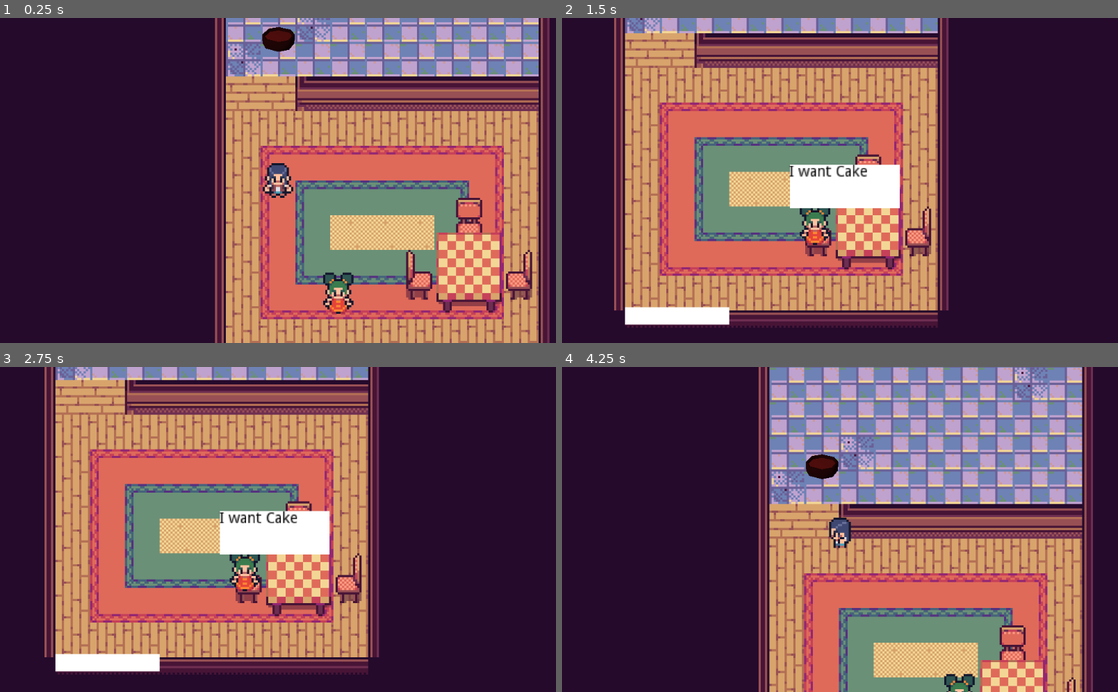
Above: before the commit, frames 1-4 (two rows, left to right).
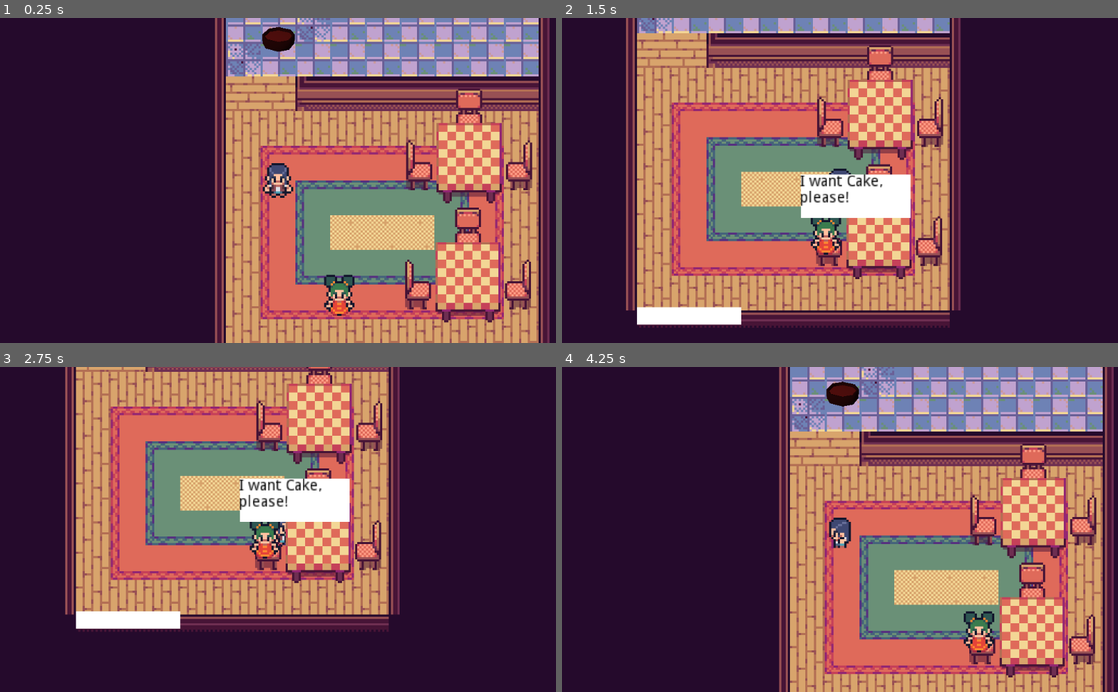
Above: after the commit, the same moments.

Repository: JoeMBlair/cafe_game
Game: Godot game, scene res://main.tscn
The game is run twice, just before and just after one commit, with the same random seed, the same clock (stepped at 60 frames per second) and the same inputs.
Inputs:
- Up to frame 1 (0.25 s): no input
- Up to frame 2 (1.5 s): tap Enter (interact) at 0.5 s; hold D (move_right) 0.53-1.28 s; tap M (eat) at 0.6, 1.35 s; hold S (move_down) from 1.28 s (still down)
- Up to frame 3 (2.75 s): tap Space at 2 s; release S (move_down) at 2.03 s; hold D (move_right) from 2.03 s (still down); tap Enter (interact) at 2.1 s; tap M (eat) at 2.3 s
- Up to frame 4 (4.25 s): tap Enter (interact) at 2.75 s; release D (move_right) at 2.78 s; hold W (move_up) 2.78-3.53 s; tap M (eat) at 2.85, 3.6 s; hold A (move_left) from 3.53 s (still down); tap H (Debug) at 4.15 s

The runs differ from the first frame. In frame 1, 8.3% of the frame differs, in the area x 58-96%, y 21-94%; in frame 2, 32%; in frame 3, 54%; in frame 4, 57%, in the area x 35-100%, y 0-100%.

Commit message:
Fixed bug where game would crash if there was more customers than seats avaiable. Customer now only looks for food next to their seat.

Diff:
--- a/customer/customer.gd
+++ b/customer/customer.gd
@@ -26,12 +26,17 @@
 
 func _ready():
 	chairs = get_tree().get_nodes_in_group("Chair")
-	choose_chair()
-	state = "goto_chair"
+	if not choose_chair():
+		state = "wait"
+	else:
+		state = "goto_chair"
 
 
 func _process(delta):
-	if state == "goto_chair":
+	if state == "wait":
+		if choose_chair():
+			state = "goto_chair"
+	elif state == "goto_chair":
 		if goto_location(chosen_chair):
 			state = "seated"
 	elif state == "seated":
@@ -42,15 +47,16 @@
 				break
 		order()
 	elif state == "ordered":
-		if table.held_item != null and not $EatTimer.time_left:
-			if table.held_item.food_name == item_chosen:
-				talk("Thank you!")
-				$EatTimer.start()
-				print($EatTimer.paused)
+		var plate = table.plates[table.nearest_plate(self)]
+		if plate["In Use"] and not $EatTimer.time_left:
+			if plate["Held Item"].food_name == item_chosen:
+				if plate["Held Item"].state == "uncooked":
+					talk("That's not cooked!")
+				else:
+					talk("Thank you!")
+					$EatTimer.start()
 			else:
 				talk("That's not what I ordered.")
-				$SpeechBubble.visible = true
-				$Speech.text = "That's not what I ordered."
 	elif state == "ate":
 			if go_home():
 				self.queue_free()
@@ -61,18 +67,24 @@
 	$Speech.visible = true
 	$Speech.text = phrase
 
+
 func choose_chair():
 	if not chosen_chair:
 		for chair in chairs:
 			if not chair.in_use:
 				closet_chair = chair
 				break
+		if closet_chair == null:
+			return false
+
 	for chair in chairs:
 		if not chair.in_use:
 			if chair.global_position.distance_to(self.global_position) < closet_chair.global_position.distance_to(self.global_position):
 				closet_chair = chair
 	chosen_chair = closet_chair
 	closet_chair.in_use = self
+	return true
+
 
 func goto_location(object):
 	vector2vector = object.global_position - self.global_position
@@ -92,11 +104,13 @@
 		velocity = direction * speed
 		velocity = move_and_slide(velocity)
 
+
 func order():
 	randomize()
 	item_chosen = menu[rand_range(0, menu.size())]
 	print(item_chosen)
 	state = "ordered"
+
 
 func eat():
 	pick_up(table.remove_item())
@@ -112,8 +126,10 @@
 	item.hand = get_node("DetectorChair")
 	item.player = self
 
+
 func remove_item():
 	pass
+
 
 func go_home():
 	if not door:
@@ -125,19 +141,10 @@
 		return true
 
 
-
-
-
-#func _on_DetectorChair_area_entered(area):
-#	if area.is_in_group("SitPoint"):
-#		state = "seated"
-#		self.global_position = area.global_position
-
-
 func _on_DetectorPlayer_body_entered(body):
 	if body.is_in_group("Player"):
 		if state == "ordered":
-			talk(String("I want %s" % item_chosen))
+			talk(String("I want %s, please!" % item_chosen))
 		player_in_range = true
 
 
--- a/furniture/cooker/cooker.gd
+++ b/furniture/cooker/cooker.gd
@@ -15,19 +15,21 @@
 
 
 func use(player):
-	if player.held_item != null:
-		if not held_item:
-			if player.held_item.is_in_group("Food"):
-				held_item = player.remove_item()
-				pick_up(held_item)
-				in_use = true
-				held_item.modulate = Color(0,0,0,0)
-				held_item.global_position = Vector2.ZERO
-				$AnimatedSprite.modulate = Color(1, 0, 0)
-				$Timer.wait_time = held_item.cook_time
-				$Timer.start()
-	elif held_item and player.held_item == null:
-		player.pick_up(remove_item())
+	print($Timer.is_stopped())
+	if $Timer.is_stopped():
+		if player.held_item != null:
+			if not held_item:
+				if player.held_item.is_in_group("Food"):
+					held_item = player.remove_item()
+					pick_up(held_item)
+					in_use = true
+					held_item.modulate = Color(0,0,0,0)
+					held_item.global_position = Vector2.ZERO
+					$AnimatedSprite.modulate = Color(1, 0, 0)
+					$Timer.wait_time = held_item.cook_time
+					$Timer.start()
+		elif held_item and player.held_item == null:
+			player.pick_up(remove_item())
 
 
 func pick_up(item):
@@ -46,10 +48,9 @@
 
 
 func _on_Timer_timeout():
-	held_item.modulate = Color(1, 1, 1, 1)
+	held_item.modulate = Color(1, 1 , 1, 1)
 	held_item.get_node("AnimatedSprite").animation = "cooked"
 	held_item.global_position = $OvenTray.global_position
 	$AnimatedSprite.modulate = Color(1, 1, 1)
 	held_item.state = "cooked"
 	in_use = false
-	pass # Replace with function body.
--- a/furniture/table/table.gd
+++ b/furniture/table/table.gd
@@ -4,54 +4,55 @@
 var held_item = null
 var held_items = [null, null, null, null]
 var food_spots = []
-var chosen_spot
-var spots = {}
+var chosen_plate
+var plates = {}
 
 
 func _ready():
 
 	food_spots = get_tree().get_nodes_in_group("FoodSpot")
 	for spot in food_spots:
-		spots[spot] = {"node": spot, "In Use": false}
-	print(spots.values())
-	print(spots.keys())
+		plates[spot] = {"node": spot, "In Use": false, "Held Item": null}
+	print(plates.values())
+	print(plates.keys())
+
 
 func _process(delta):
 	if Input.is_action_just_pressed("Debug"):
 		print("Table - Held item: %s" % held_item)
 
 func use(player):
-	chosen_spot = nearest_food_spot(player)
+	chosen_plate = nearest_plate(player)
 	if player.held_item != null:
-		if not spots[chosen_spot]["In Use"]:
+		if not plates[chosen_plate]["In Use"]:
 			if player.held_item.is_in_group("Food"):
 				held_item = player.remove_item()
 				pick_up(held_item)
 	elif held_item and player.held_item == null:
-		spots[chosen_spot]["In Use"] = false
+		plates[chosen_plate]["In Use"] = false
 		player.pick_up(remove_item())
 
 func pick_up(item):
 	item.held = true
 	item.player = self
-	item.hand = chosen_spot
-	held_item = item
-	spots[chosen_spot]["In Use"] = true
+	item.hand = chosen_plate
+	plates[chosen_plate]["Held Item"] = item
+	plates[chosen_plate]["In Use"] = true
 
 
 func remove_item():
 	var item = held_item
 	item.held = false
 	item.hand = null
-	held_item = null
-	spots[chosen_spot]["In Use"] = false
+	plates[chosen_plate]["Held Item"] = null
+	plates[chosen_plate]["In Use"] = false
 	return item
 
-func nearest_food_spot(player):
-	var nearest_spot = food_spots[0]
+func nearest_plate(player):
+	var nearest_plate = food_spots[0]
 	for spot in food_spots:
 		var distance_to_spot = player.global_position.distance_to(spot.global_position)
-		var distance_to_nearest_spot = player.global_position.distance_to(nearest_spot.global_position)
+		var distance_to_nearest_spot = player.global_position.distance_to(nearest_plate.global_position)
 		if distance_to_spot < distance_to_nearest_spot:
-			nearest_spot = spot
-	return nearest_spot
+			nearest_plate = spot
+	return nearest_plate
--- a/main.tscn
+++ b/main.tscn
@@ -48,7 +48,7 @@
 [node name="SittingArea" type="YSort" parent="Objects"]
 
 [node name="TableSet1" type="YSort" parent="Objects/SittingArea"]
-position = Vector2( 260.484, 127.434 )
+position = Vector2( 259.484, 136.434 )
 
 [node name="ChairTop" parent="Objects/SittingArea/TableSet1" instance=ExtResource( 7 )]
 position = Vector2( -164.484, -95.434 )
@@ -62,6 +62,23 @@
 position = Vector2( -116.484, -47.434 )
 
 [node name="Table" parent="Objects/SittingArea/TableSet1" instance=ExtResource( 4 )]
+position = Vector2( -164.484, -47.434 )
+
+[node name="TableSet2" type="YSort" parent="Objects/SittingArea"]
+position = Vector2( 260.484, 26.434 )
+
+[node name="ChairTop" parent="Objects/SittingArea/TableSet2" instance=ExtResource( 7 )]
+position = Vector2( -164.484, -95.434 )
+directions = "front"
+
+[node name="ChairLeft" parent="Objects/SittingArea/TableSet2" instance=ExtResource( 7 )]
+position = Vector2( -212.484, -47.434 )
+directions = "right"
+
+[node name="ChairRight" parent="Objects/SittingArea/TableSet2" instance=ExtResource( 7 )]
+position = Vector2( -116.484, -47.434 )
+
+[node name="Table" parent="Objects/SittingArea/TableSet2" instance=ExtResource( 4 )]
 position = Vector2( -164.484, -47.434 )
 
 [node name="Other" type="YSort" parent="Objects"]
